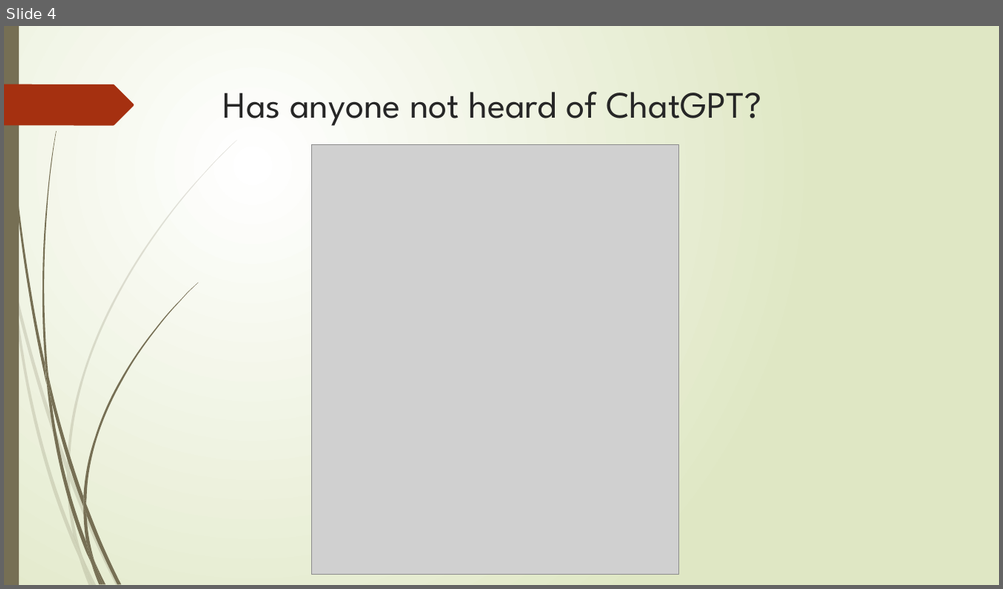
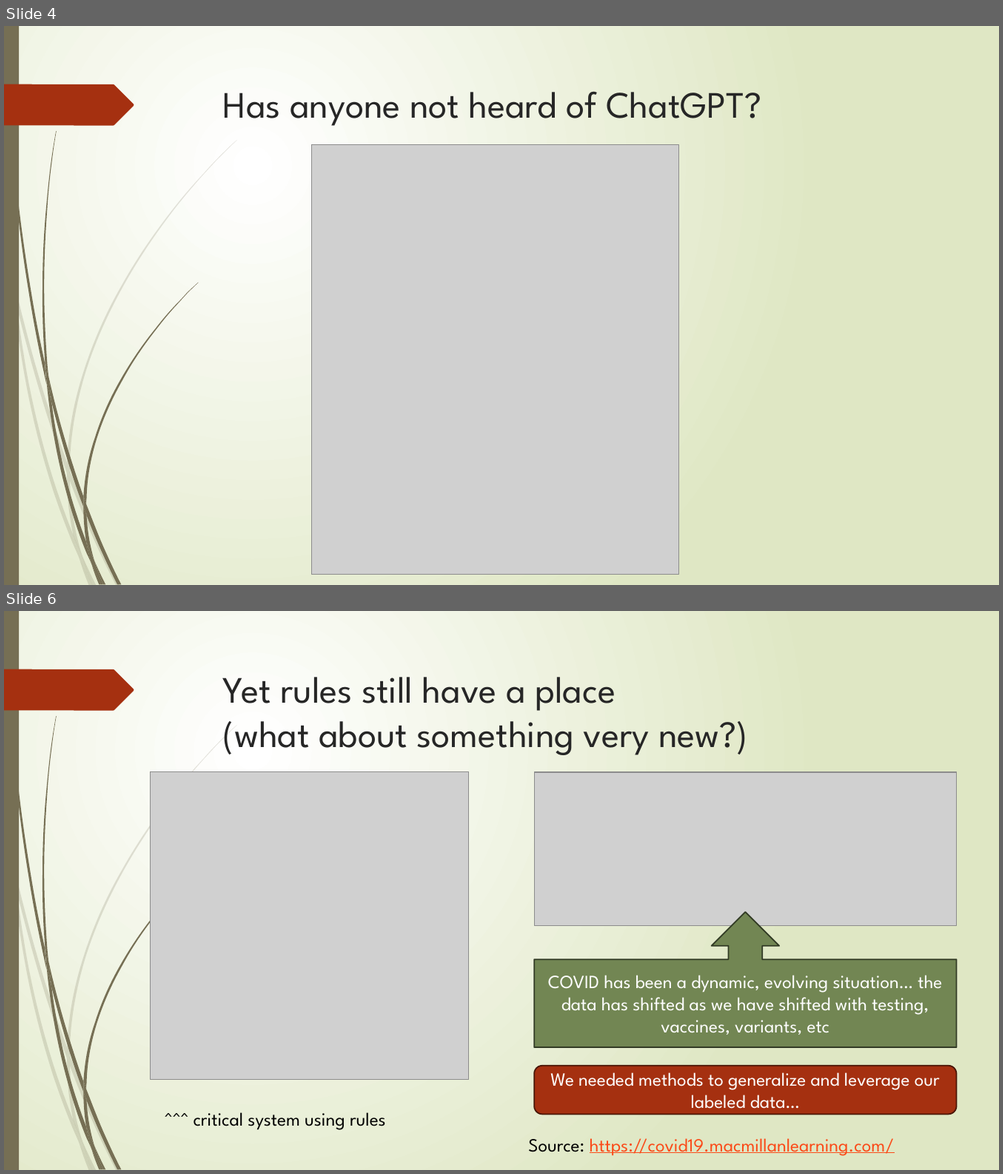
Before and after one commit to abchapman93/delphi-nlp-2024-dev, a slide deck: Slidedecks_ML/2024_Delphi_NLP_with_ML_Part_1.pptx. Shown one above the other, each under a label of ours: slide 4 before the commit, slides 4 and 6 after it; the slides between them are not shown. The pictures are 1003x589 and 1003x1174 pixels, drawn with LibreOffice and Linux fonts; fonts in the diff are those of the drawing; grey boxes stand for pictures. Boxes give left, top, right and bottom in pixels: in the first picture for what was removed or moved away, otherwise in the second. Text is boxed around its words. In the diff, an @@ line names an element or a change of style, - is before the commit and + after.

Commit message:
More progress

```diff
--- a/Slidedecks_ML/2024_Delphi_NLP_with_ML_Part_1.pptx
+++ b/Slidedecks_ML/2024_Delphi_NLP_with_ML_Part_1.pptx
@@ slide 6 added at (x1=4, y1=611, x2=999, y2=1170), background gradient #FFFFFF to #DFE8C4; not listed: 24 template elements that a slide beside it also shows @@
@@ title added at (x1=223, y1=677, x2=748, y2=755), 36 pt, text #262626 @@
+Yet rules still have a place
+(what about something very new?)
@@ picture added at (x1=151, y1=772, x2=469, y2=1080) @@
@@ picture added at (x1=535, y1=772, x2=957, y2=925) @@
@@ up arrow callout added at (x1=535, y1=912, x2=957, y2=1048), fill #728653, outline #323B24 1.25 pt, 18 pt, text #FFFFFF @@
+COVID has been a dynamic, evolving situation… the data has shifted as we have shifted with testing, vaccines, variants, etc
@@ rounded rectangle added at (x1=535, y1=1066, x2=957, y2=1115), fill #A53010, outline #481507 1.25 pt, 18 pt, text #FFFFFF @@
+We needed methods to generalize and leverage our labeled data…
@@ text added at (x1=193, y1=1113, x2=386, y2=1130), 18 pt, text #000000 @@
+^^^ critical system using rules
@@ text added at (x1=528, y1=1139, x2=894, y2=1156), 18 pt, text #FB4A18, underline @@
+Source: https://covid19.macmillanlearning.com/
```
Also in this commit, not shown: 2 other slides added, 1 slide removed.
